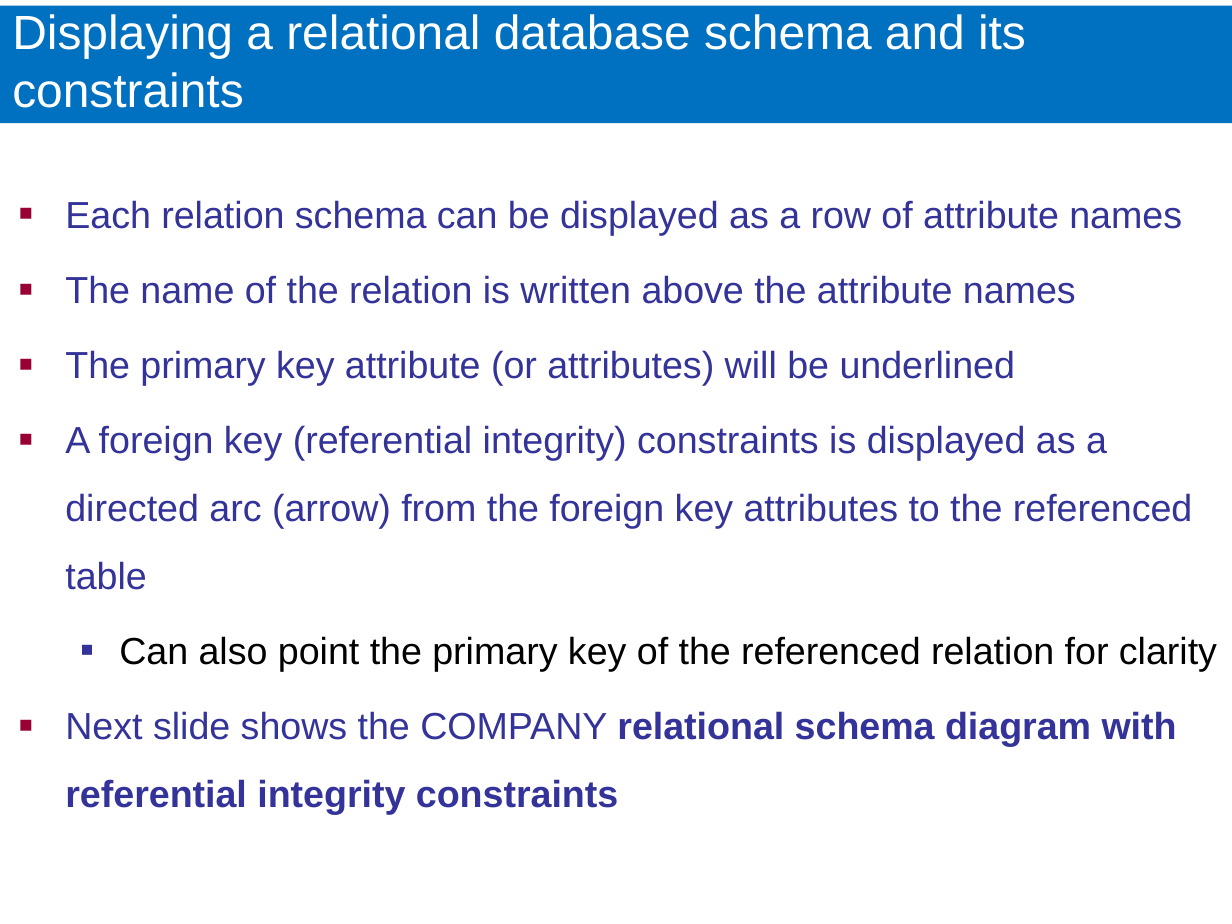
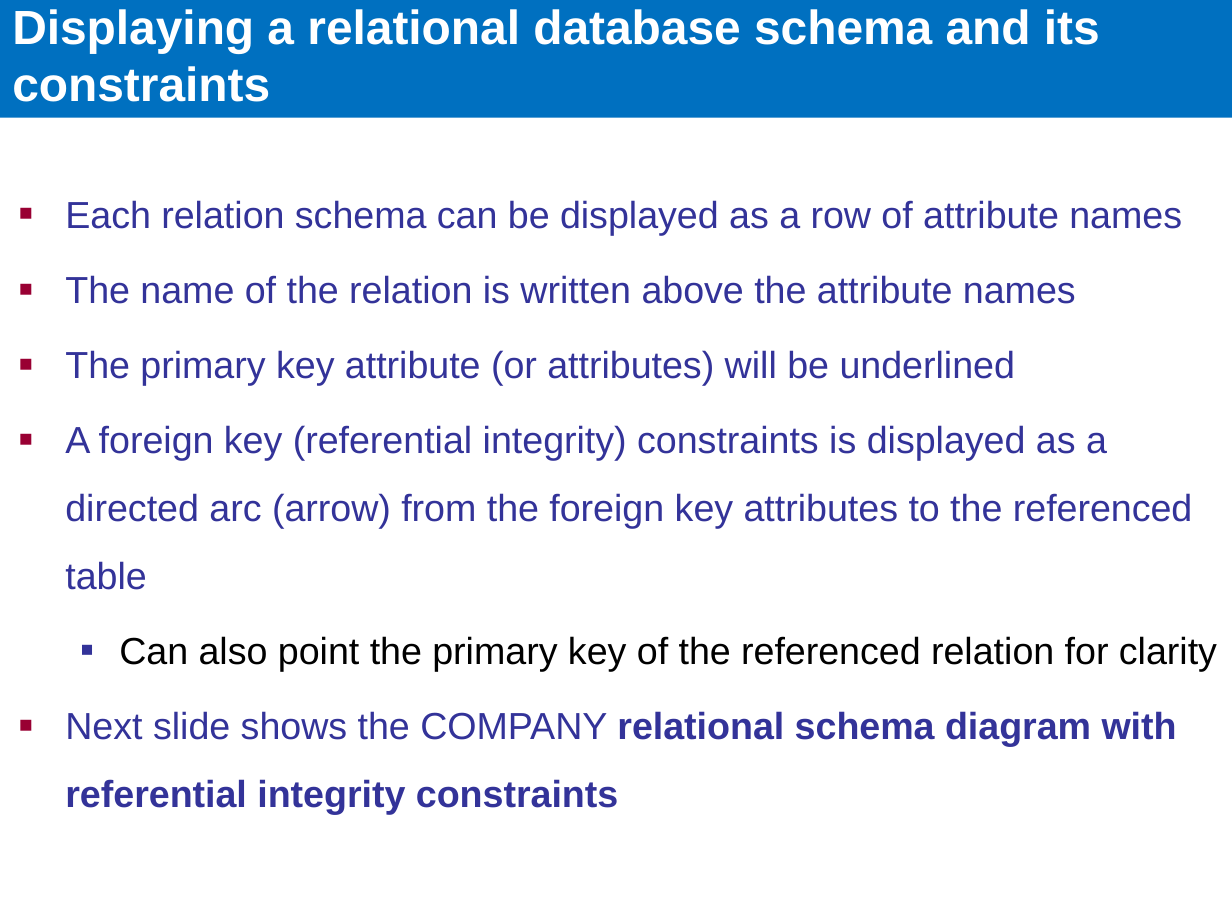
Before and after one commit to ECEG4191/Lecture-Slides, a slide deck: slide 51 of 2. Relational Model.pptx (slide 55 before the commit). Drawn at 1232x924 pixels with LibreOffice and Linux fonts; fonts in the diff are those of the drawing. Boxes give left, top, right and bottom in pixels: in the first picture for what was removed or moved away, otherwise in the second. Text is boxed around its words. In the diff, an @@ line names an element or a change of style, - is before the commit and + after.

```diff
--- a/2. Relational Model.pptx
+++ b/2. Relational Model.pptx
@@ title "Displaying a relational database schema ...": place and size @@
-title "Displaying a relational database schema ..." at [0, 6, 1232, 123]
+title "Displaying a relational database schema ..." at [0, 0, 1232, 117]
@@ title "Displaying a relational database schema ..." at [0, 0, 1232, 117]: bold on @@
```
Also in this commit, not shown: 13 other slides changed, 4 slides removed, 1 other file.
